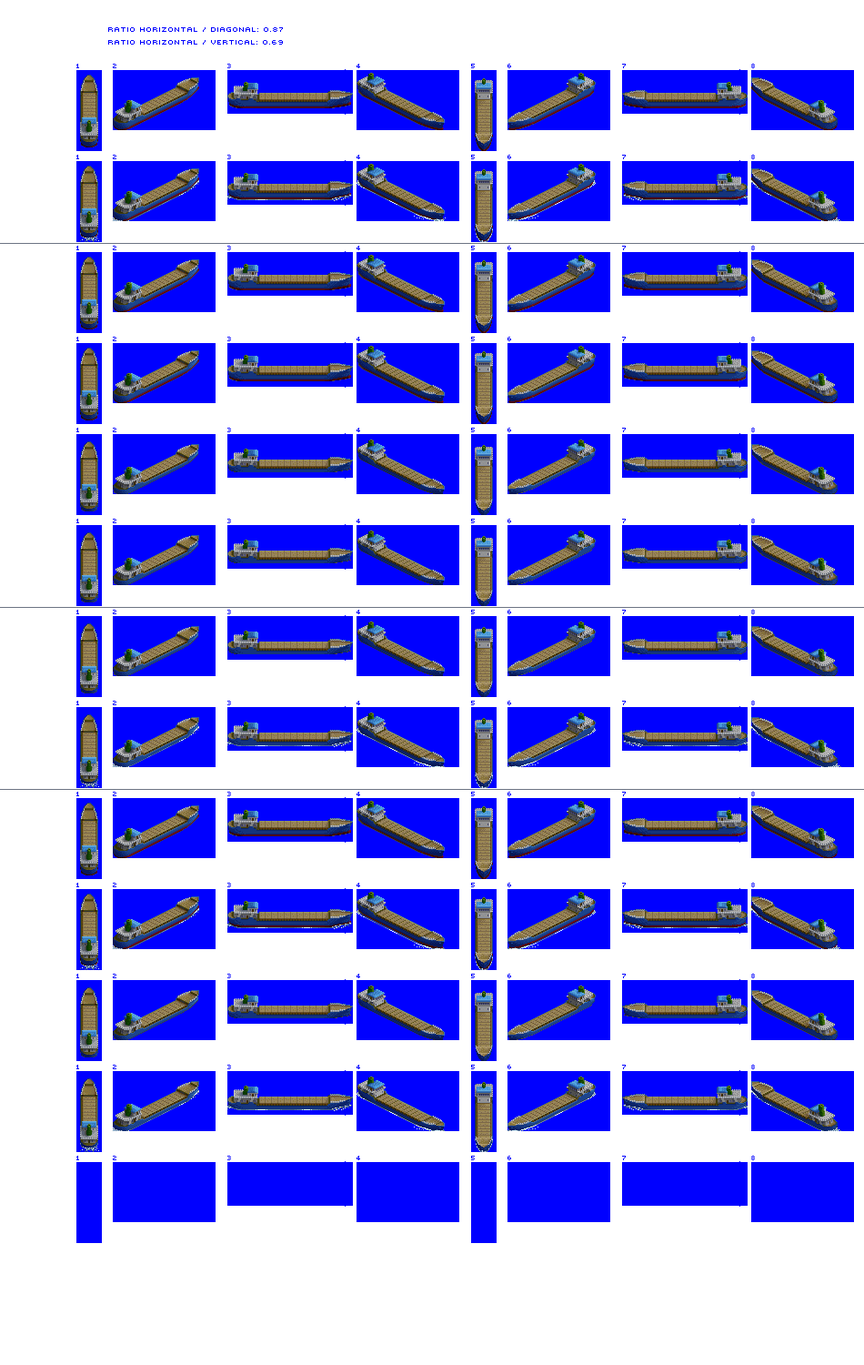
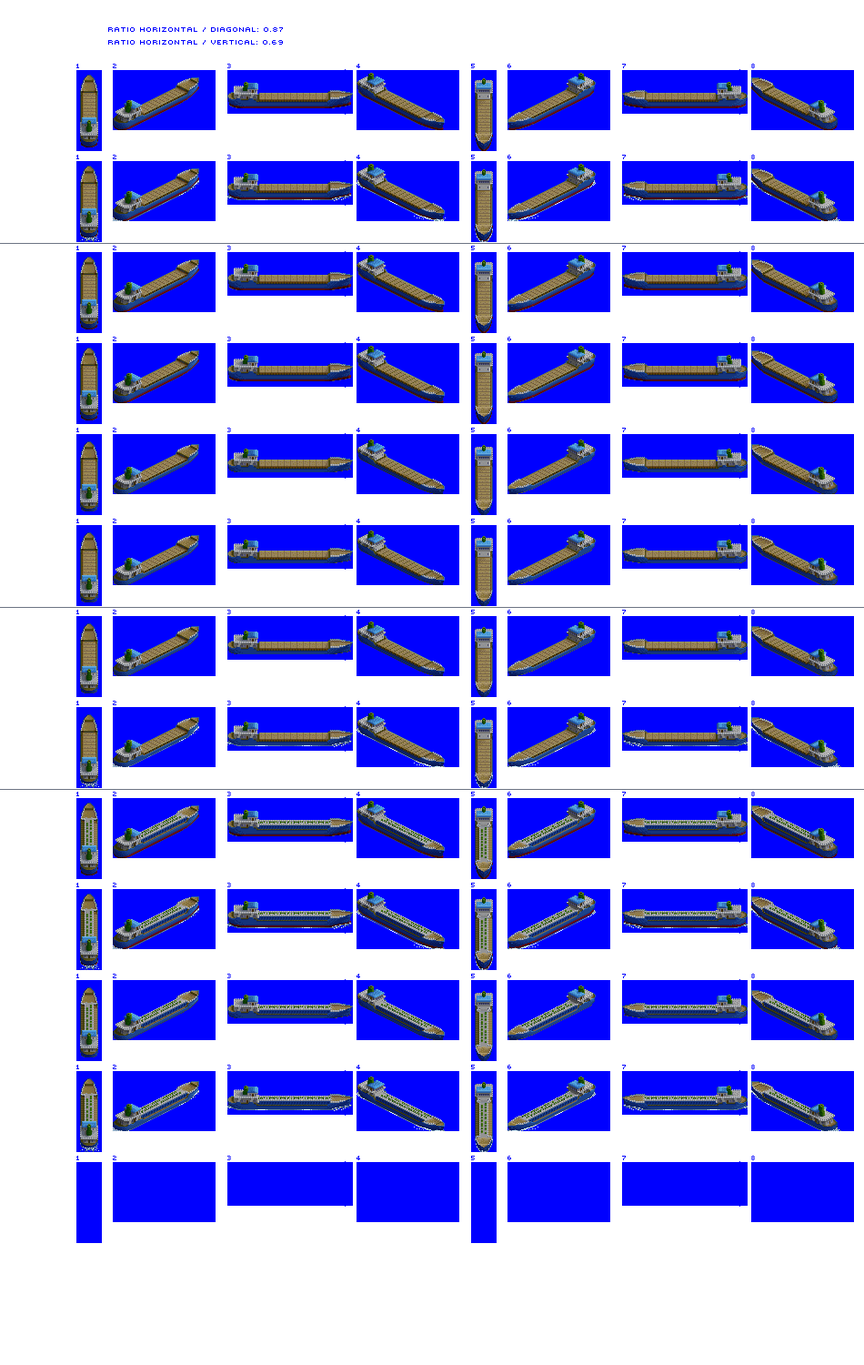
Before/after of a 864 × 1365 layered artwork. What changed in the layer stack:
added layer "tanker" above "prop / bow wash" over [80, 811, 811, 1140]
